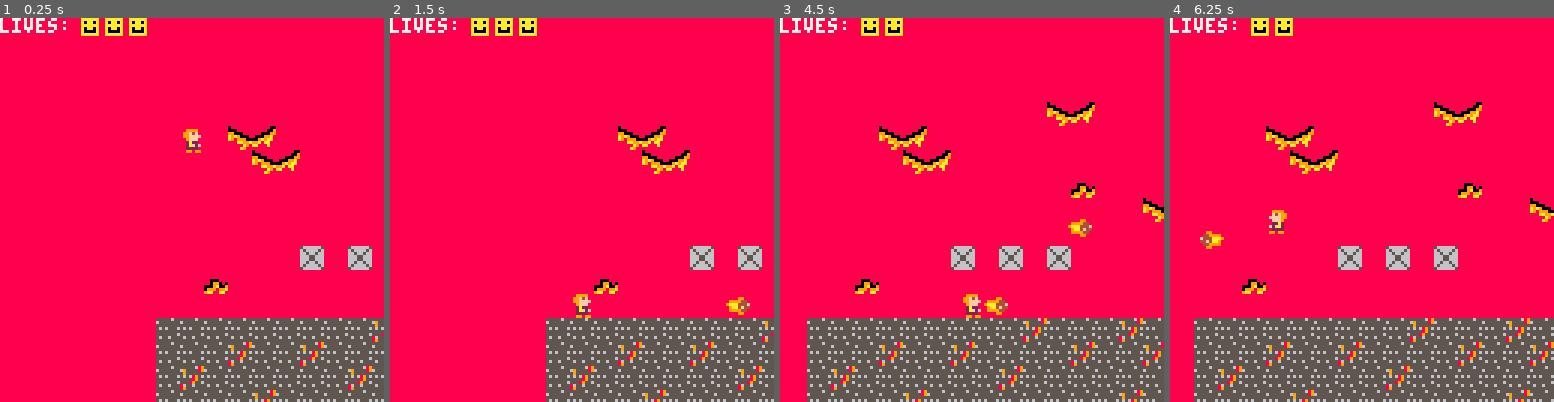
Above: before the commit, frames 1-4 (left to right).
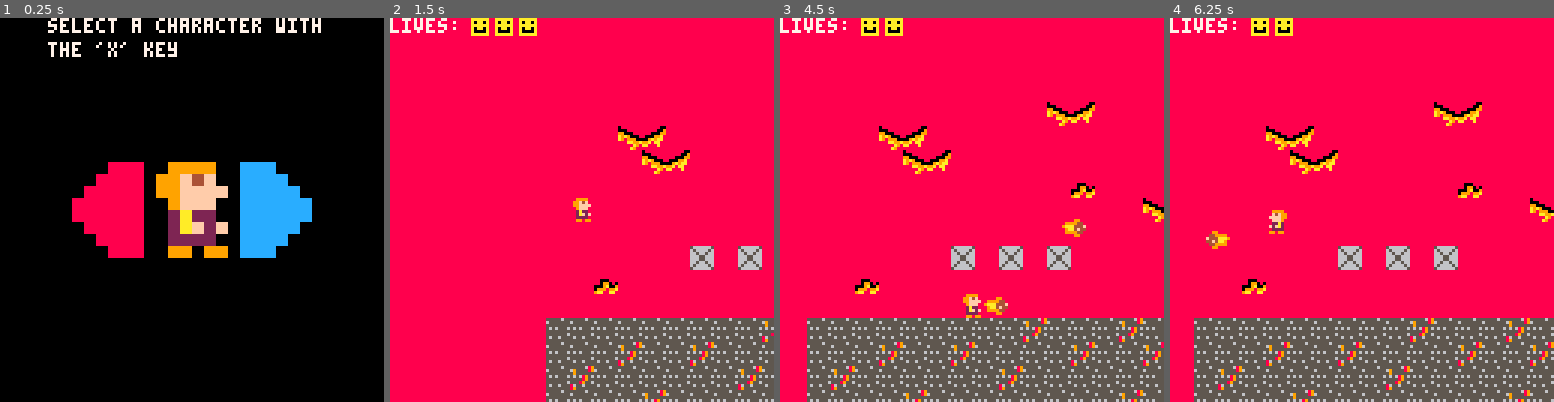
Above: after the commit, the same moments.

Repository: Chriswarkidd/Fall2018_GameDesign
Game: PICO-8 cartridge final.p8
The game is run twice, just before and just after one commit, with the same random seed, the same clock (stepped at 60 frames per second) and the same inputs.
Inputs:
- Up to frame 1 (0.25 s): no input
- Up to frame 2 (1.5 s): tap X (X key) at 1.07 s
- Up to frame 3 (4.5 s): hold Left 1.97-2.37 s; tap X (X key) every 0.33 s from 2.07 to 4.4 s; hold Right 2.87-3.53 s; hold Up 3.58-4.08 s; hold Right from 4.13 s (still down)
- Up to frame 4 (6.25 s): release Right at 4.53 s; tap X (X key) every 0.33 s from 4.73 to 6.07 s; hold Left 5.13-5.8 s; hold Up 5.85-6.18 s; hold Left from 6.23 s (still down)

The runs differ from the first frame. In frame 1, 96% of the frame differs, in the area x 0-100%, y 0-100%; in frame 2, 0.6%; in frame 3, 0.2%; in frame 4, 0.2%.

Commit message:
Update final.p8

Diff:
--- a/final.p8
+++ b/final.p8
@@ -16,37 +16,92 @@
 	accel = 0,
 	maxaceel = 2.5,
 	speed = 0.70,
-	sprite = 1,
+    sprite = 1,
+    p_spr = 2,
 	flip_sprite_x = false,
 	jump_hold = 0
 }
+sprite_x = 0
+sprite_y = 0
+hard_mode = false
 bads = {}
 projectiles = {}
 flag_x = 0
 flag_max_y = 0
 level_end = false
-
-
-function goomba(x,y,speed,s_num)
-    local g = {}
-    g.x = x*8
-    g.y = y*8
-    g.o_x = x*8
-    g.o_y = y*8
-    g.w = 5
-    g.h = 5
-    g.sx = 1
-    g.sy = 2
-    g.accel = 0
-    g.speed = speed
-    g.s_num = s_num
-    g.show = true
+update_fuc = nil
+draw_func = nil
+input_delay = 0
+
+function _update60()
+    update_func()
+end
+
+function _draw()
+    draw_func()
+end
+
+function update_char_select()
+    if input_delay == 0 then
+        if btn(0) or btn(1) then
+            if hard_mode then
+                hard_mode = false
+            else
+                hard_mode = true
+            end
+            input_delay = 30
+        end
+        if hard_mode then
+            player.sprite = 19
+            sprite_x = 24
+            sprite_y = 8
+            player.p_spr = 4
+        else
+            player.sprite = 1
+            sprite_x = 8
+            sprite_y = 0
+            player.p_spr = 2
+        end
+    else
+        input_delay -= 1
+    end
+    if btnp(5) and input_delay == 0 then
+        update_func = update_game
+        draw_func = draw_game
+    end
+end
+
+function draw_char_select()
+    cls()
+    print("select a character with",16,0,7)
+    print("the 'x' key",16,8,7)
+    sspr(0,16, 8, 8, 16, 48, 8*4, 8*4)
+    sspr(sprite_x, sprite_y, 8, 8, 48, 48, 8*4, 8*4, player.flip_sprite_x)
+    sspr(8,16, 8, 8, 80, 48, 8*4, 8*4)
+end
+
+function flame_bad(x,y,speed,s_num)
+    local g = {
+		x = x*8,
+		y = y*8,
+		o_x = x*8,
+		o_y = y*8,
+		w = 5,
+		h = 5,
+		sx = 1,
+		sy = 2,
+		accel = 0,
+		speed = -speed,
+		s_num = s_num,
+		show = true
+	}
     return g
 end
 
 function move_opposition()
     for g in all(bads) do
-        if g.show then
+		local on_screen = g.x >= camerax - 8 and g.x <= camerax + 128
+        if g.show and on_screen then
             local move = g.speed
             if check_move(g.x + g.sx + move, g.y + g.sy, g.w, g.h) then
                 g.speed = -g.speed
@@ -68,36 +123,14 @@
             g.accel = 1.5
             end
 
-            check_player_collision(g)
-        end
-    end
-end
-
-function check_player_collision(goomba)
-    local p_top = flr(player.y + player.sy)
-    local p_bot = flr(p_top + player.h)
-    local p_left = flr(player.x + player.sx)
-    local p_right = flr(p_left + player.w)
-    local g_top = flr(goomba.y + goomba.sy)
-    local g_bot = flr(g_top + goomba.h)
-    local g_left = flr(goomba.x + goomba.sx)
-    local g_right = flr(g_left + goomba.w)
-    if (p_bot >= g_top and p_bot < g_top + (goomba.h*.2)) and
-    ((p_left >= g_left and p_left <= g_right) or
-    (p_right >= g_left and p_right <= g_right))
-    and not player.grounded then
-        player.accel = -1
-        goomba.show = false
-        return
-    end
-    if ((p_bot >= g_top and p_bot <= g_bot) or
-    (p_top >= g_top and p_top <= g_bot)) and
-    ((p_left >= g_left and p_left <= g_right) or
-    (p_right >= g_left and p_right <= g_right)) then
-        lives-=1
-        player.x = 8
-        player.y = 0
-        reset()
+			-- Check if the player touches a goomba
+			if check_sprite_collision(player.x, player.y, player.sx, player.sy, player.w, player.h, g.x, g.y, g.sx, g.sy, g.w, g.h) then
+				-- The player touched a goomba
+				player.x = 8
+				player.y = 0
+				reset()
+			end
+        end
     end
 end
 
@@ -110,6 +143,10 @@
 end
 
 function _init()
+    draw_func = draw_char_select
+    update_func = update_char_select
+    sprite_x = 8
+    sprite_y = 0
     music(0)
     palt(0, false)
     palt(11, true)
@@ -119,7 +156,7 @@
         for j=0,16 do
             local sprite = mget(i,j)
             if fget(sprite,7) then
-                add(bads,goomba(i,j,.5,sprite))
+                add(bads,flame_bad(i,j,.5,sprite))
                 mset(i,j,64)
             end
             if fget(sprite, 4) then
@@ -132,11 +169,12 @@
 
 function reset()
     camerax = -128
+    lives-=1
     for g in all(bads) do
         g.x = g.o_x
         g.y = g.o_y
         g.show = true
-        g.speed = .5
+        g.speed = -.5
     end
 	projectiles = {}
 end
@@ -166,7 +204,7 @@
     end
 end
 
-function _update60()
+function update_game()
 
     local dx = 0
     gravity()
@@ -220,7 +258,7 @@
 function shoot_projectile(x, y, flp)
     sfx(40, 1)
 	local p = {
-		spr = 2,
+		spr = player.p_spr,
 		x = x,
 		y = y,
 		sx = 0,
@@ -289,7 +327,6 @@
 
 function check_death()
     if player.y > 120 then
-        lives-=1
         player.x = 8
         player.y = 0
         reset()
@@ -308,7 +345,7 @@
     return fget(mget(x/8,y/8),f)
 end
 
-function _draw()
+function draw_game()
     if lives > 0 then
         if player.x - 60 > camerax then
             camerax = player.x - 60
@@ -383,56 +486,74 @@
 404040484a40404040404040404040404040404040404040404040404040404040404040404040404040484a4040404040404040404040404040404040404040404040484a404040404040404040404040404040404040404040404049404040404040404049404040404040404040404040404040404040404040404040484a
 40404040484a40404040404040404040404040404040404040404040404040404040404040404040404040404040404040404040404040404040404040404040404040404040404040404040404040404040404040404040404040404040404040484a404040404040404041414140414141404040404040484a404040404040
 40404040404040404040404940404040404040404040484a404040404040404040484a4040404040404040404040404040484a4040404040404040404040404040404040404040404040404040404040484a40404040404040404040404040404040404040404040404040404040404040404040404040404040404040404040
-4040404040404040404040404040484a404040404040404040404040494040404040404040404940404040404040404040404040404040404040404040404040404040404040404040404040404040404040404040404040404040404040404040404040404040404141414040404040484a4040404040404040404040404040
-4040404040404040404040404040404040404040404040404040404040404040404040404040404040404040404040404040404040404040404040484a40404040494040404040404040404040404040404940404040404040404040404040404040404040404040404040404040404040404040404040404040404040404545
-4040404040404140414041404040404041404040494040404040404040404140404040404140404040404040404040414041404140404040404040404040404040404040404040404040404141414040404040404040404040404040414041404140404040414141404040404040404040404040404040414040494040404545
+4040404040404040404040404040484a404040404040404040404040494040404040404040404940404040404040404040404040404040404040404040404040404040404040404040404040404040404040404040404040404040404040404040404040404040404141414040404040484a4040404040404040404040401040
+4040404040404040404040404040404040404040404040404040404040404040404040401040404040404040404040104010401040404040404040484a40404040494040404040404040401040404040404940404040404040404040404040401040404040104040404040404040404040404040404040404040404040404545
+4040404040404140414041404040404041404040494040404040404040404140404040404140404040404040404040414041404140404040404040404040404040404040404010404040404141414040404040404040404040404040414041404140404040414141404040404040404040404040404040414040494040404545
 4040494040404040404040404040404040404040404040404040404040414140404040404040404040404040404040404040404040404040404040404040404040404041404041404040404040404040404040404040404040404040404040404040404040404040404040404040404040404040404041414040404040404546
-4040404040404040404040404040404040404040404040404040404041414140404040404040444040404040404440404040404040444444404040404040404040404141401041414040404040404040444040404040404040404440404040404040404440404040404040404044404040404040404141414040104010404747
+4040404040404040404040404040404040404010404040404040404041414140404040404040444040404040404440404040404040444444404010404040404040404141404041414040404040404040444040404040404040404440404040404040404410404040404040404044404040404040404141414040404040104747
 4242424242424242424342424243424242424242424342404042424243424242424243424242424342404042424342424242424242434242424242404042434242424242434242424242424342424242434242424040434242424243424242424243424242434242424243424242434242424040424342424243424242424242
 4242424342424342424242434242434243424243424242404043424242424342424242424243424242404043424242424342424243424243424342404042424242434242424243424242424242434242424342424040424243424242424243424342424242424243424242424242434242434040424242434242424242434242
 4243424242424242434242424242424242424242424342444442424342424242434242434342424242444442424342424242424242424342434242444442424342424242424242424243424242424342424243424444424242424242434242424242424342424242424243424242424242424444424242424242434242424242
 4242424243424242424242424243424242424342424242444442424242434242424242424242424342444442424242424342424342424242424243444442434242424243424242424242424243424242424242424444424242434242424242434242424242424342424242424243424242424444424342424342424242424243
-…(44 lines of a section not shown)…
+4040404040404040404040404040404040404040404040404040404040404040404040404040404040404040404040404040404040404040404040404040404040404040404040404040404040404040404040404040404040404040404040404040404040404040404040404040404040404040404040404040404040404040
+4040404040404040404040404040404040404040404040404040404040404040404040404040404040404040404040404040404040404040404040404040404040404040404040404048404040404040404040404040404040404040404040404040404040404040404040404040404040404040404040404040404048404040
+4040404040404040404040404040404040484040404040404040404040404040484040404040404040404040404040404040404040404040404840404040404040404040404040404040404040404040404040404040404040404040404040404040484040404040404040484040404040404040404040404040404040404040
+4040404040404040404040404040404040404040404040404040404040404040404040404040404040404040404040404040404040404040404040404040404040404040404040404040404040404040404040404040484040404040404040404040404040404040404040404040404040404840404040404040404040404040
+4040404840404040404040404140404040404040404040404048404040404040404040404040404041404040404040404040404040404040404040404040404040404040404040404040404040404040404140404040404040404040404040404040404040404040404040404040404040404040404040404040404040404040
+4040404040404040404040404040404040404040404040404040404040404040404040404040414040404040404040404048404040404040404040404040404040404040404040404040404040404040404040404040404040404040404040404040404040404040404040404040404040404040404040404040404040404545
+4040414040404040414040404040404040404040404040404040404040414040404040404140404040404040404040404040404040404040404040414040404040414040414040414040404040404041404040404040404040404040404040404140404140404040404040404040404140404040404040404140404040404545
+4040404040404040404040404040404040404041404040404040404040404040404040404040404040404040404040404040404040404040404040404040404040404040404040404040404040404040404040404040404040404040404040404040404040404040404040404040404040404040404040414140404040404546
+4040404041404040404040404040404044404041404044404040404040404040404440404040404044444444404040404040404040404040444040404040444040404040404040404040404044404040404044404040404040404040404040404040404040404440404040404040404040404040404041414140404040404747
+4242424242424242424242424040424242424242424242424242424040424242424242424243424242424242424242424242404042424243424242424242424242424242434242424242424242424242424242424242424242424240404242424242424242424242424242424242424242424040424342424242424242424242
+4242424242424343424342424040424242424343424243424243424040424342424242434242424242434243424243424242404042424242424242434242424342424242424242424242424342424242424242424342424243424240404243424243424242424243424242424242434243424040424342424342424243424243
+4242424342424242424243424444424243424243424242424342424444424243424342424242424342424242434242424342444442424242424342424242424242434242424342434242424242434242424342424243424242424244444242424242424243424242424242424342424242424444424242424243424242424342
+4342424242424242424242424444424242424242424242424242424444424242424242424242424242424242424242424242444442424242424242424242424242424242424242424242424242424242424242424242424242424244444242424242424242424242434242424242424242424444424242424242424242424242
+4040404040404040404040404040404040404040404040404040404040404040404040404040404040404040404040404040404040404040404040404040404040404040404040404040404040404040404040404040404040404040404040404040404040404040404040404040404040404040404040404040404040404040
+4040404040404040404040404040404040404040404040404040404040404040404040404040404040404040404040404040404040404040404040404040404040404040404040404040404040404040404040404040404040404040404040404040404040404040404040404040404040404040404040404840404040404040
+4040404040404040484040404040404040404040404040404040404048404040404040404040404840404040404040404040404040404040404040404048404040404040404040404040404040404040404040404040404040404040404040404040404040404040404040404040404040404040404040404040404040404040
+4840404040404040404040404040404040404040404040404040404040404040404040404040404040404040404040404040404040404040404040404040404040404040404040404040404040404048404040404040404040404040404040404040404040404040404040404040484040404040404040404040404040404040
+4040404040404040404040404040404040404040404040404040404040404040404040404040404040404040404040404040404040414040414040404040404040404040404040404048404040404040404040404040404040404840404040404040404040404040404040404040404040404040404040404040404040404040
+…(44 lines of a section not shown)…
Not shown, changed: 82 lines of the sprite sheet (__gfx__) section of final.p8
